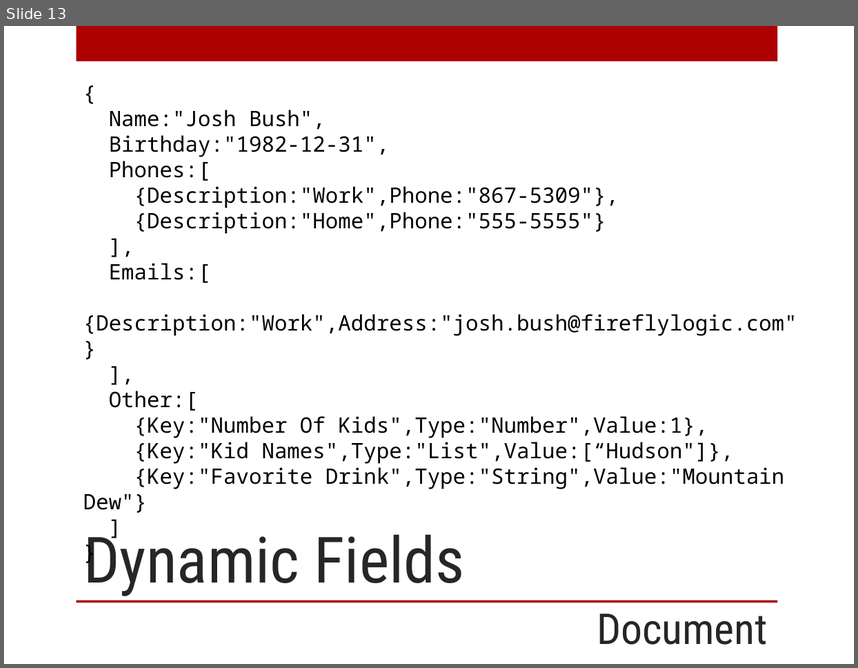
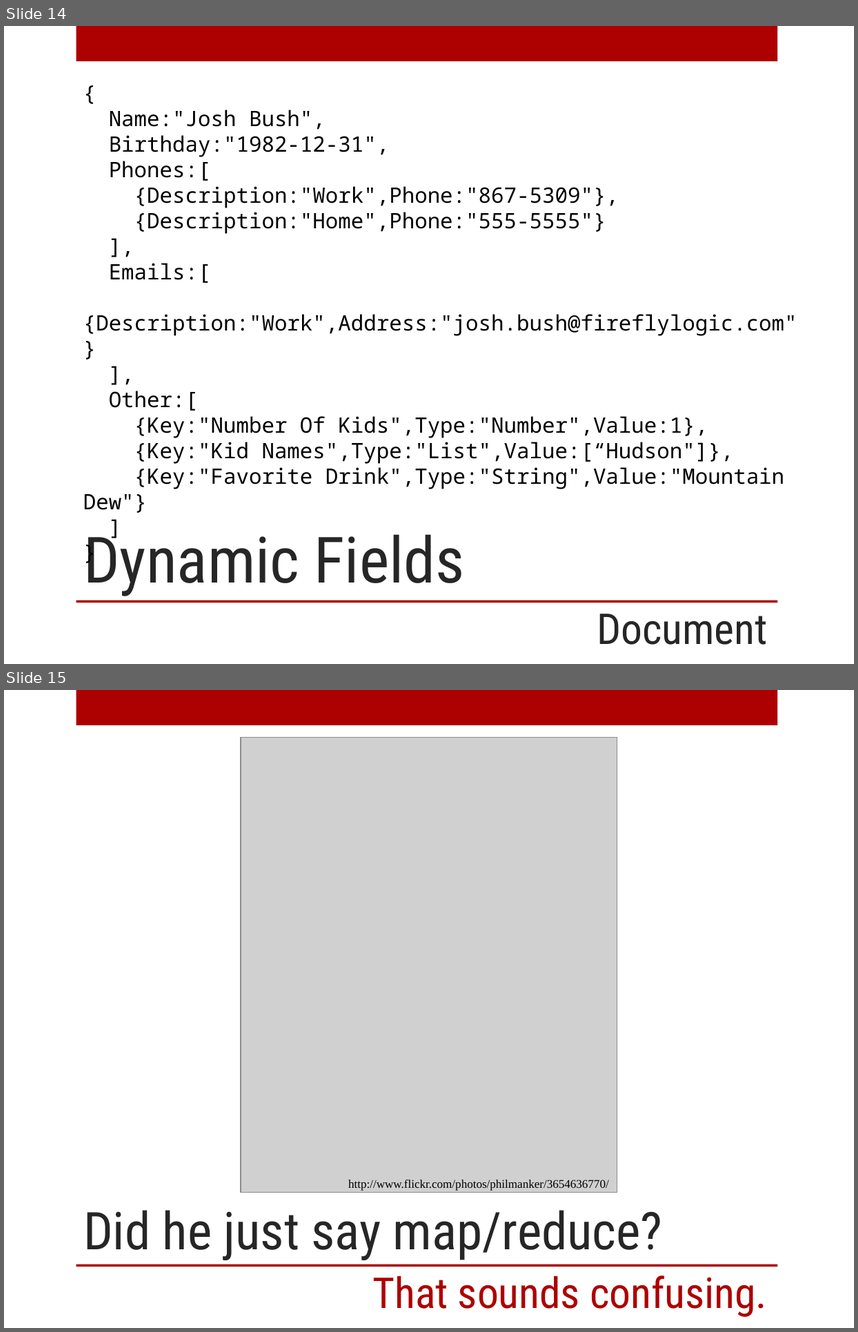
Before and after one commit to digitalBush/nosql-smackdown-talk, a slide deck: nosql-smackdown.pptx. Shown one above the other, each under a label of ours: slide 13 before the commit, slides 14 and 15 after it. The pictures are 858x668 and 858x1332 pixels, drawn with LibreOffice and Linux fonts; fonts in the diff are those of the drawing; grey boxes stand for pictures. Boxes give left, top, right and bottom in pixels: in the first picture for what was removed or moved away, otherwise in the second. Text is boxed around its words. In the diff, an @@ line names an element or a change of style, - is before the commit and + after.

```diff
--- a/nosql-smackdown.pptx
+++ b/nosql-smackdown.pptx
@@ slide 15 added at (4, 690, 854, 1328), background #FFFFFF; not listed: 2 template elements that a slide beside it also shows @@
@@ picture added at (241, 737, 618, 1192) @@
@@ text added at (348, 1179, 609, 1190), 10 pt, text #000000 @@
+http://www.flickr.com/photos/philmanker/3654636770/
@@ title added at (83, 1210, 663, 1260), 44 pt, text #262626 @@
+Did he just say map/reduce?
@@ text added at (372, 1275, 767, 1317), 36 pt, text #AD0101 @@
+That sounds confusing.
@@ what was slide 13 is now slide 14 @@
```
Also in this commit, not shown: 1 other slide added.
